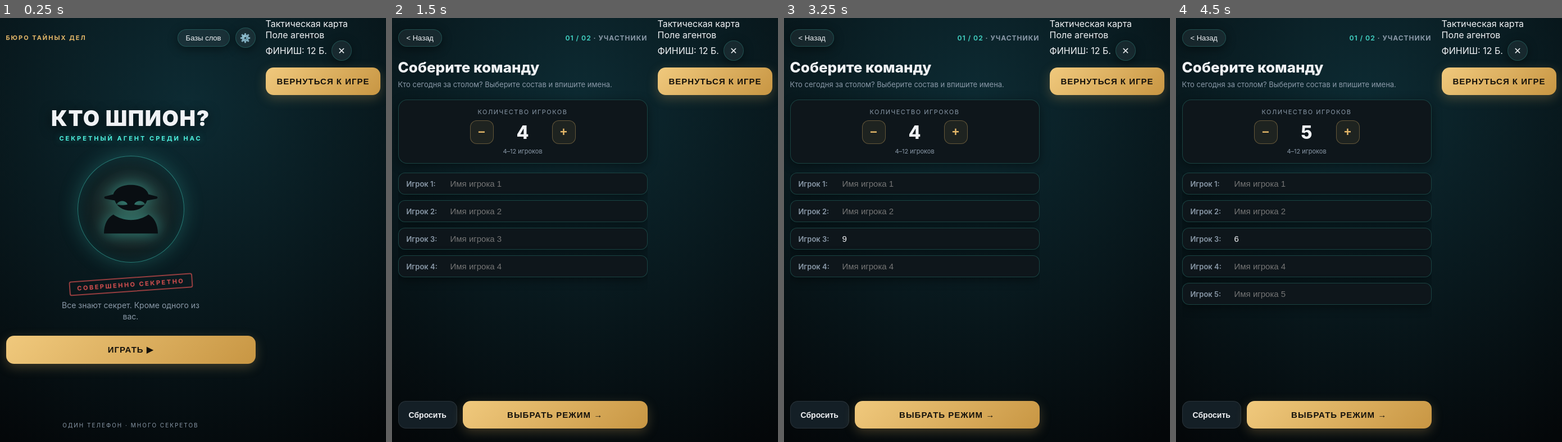
Above: before the commit, frames 1-4 (left to right).
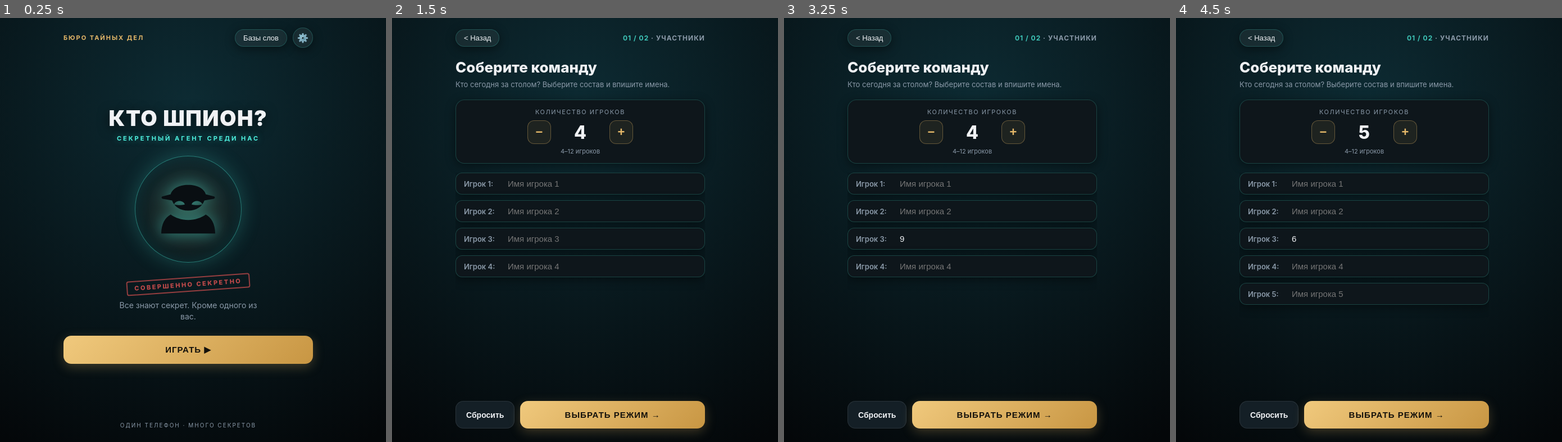
Above: after the commit, the same moments.

Repository: BeregDima135/Spy-board-game-
Game: browser game, page index.html
The game is run twice, just before and just after one commit, with the same random seed, the same clock (stepped at 60 frames per second) and the same inputs.
Inputs (mouse positions are in pixels of both pictures, inside the frame that each line leads up to; where the layout moved, square brackets give the same spot in the first picture):
- Up to frame 1 (0.25 s): no input
- Up to frame 2 (1.5 s): click "ИГРАТЬ ▶" at 0.27 s; click (581, 268) [716, 272] at 1.07 s; click "Сбросить" at 1.27 s
- Up to frame 3 (3.25 s): click (922, 187) [1085, 187] at 1.67 s; click "< Назад" at 1.87 s; click (984, 200) [1131, 166] at 2.27 s; click "ИГРАТЬ ▶" at 2.47 s; click (1007, 306) [1123, 314] at 2.87 s; click (992, 238) [938, 238] at 3.07 s; type "9" at 3.07 s; tap Enter at 3.1 s
- Up to frame 4 (4.5 s): click (1303, 327) [1469, 336] at 3.47 s; click (1384, 238) [1330, 238] at 3.67 s; type "6" at 3.67 s; tap Enter at 3.7 s; click (1365, 149) [1500, 145] at 4.07 s; click "+" at 4.27 s

The runs differ from the first frame. In frame 1, 11% of the frame differs, in the area x 1-99%, y 0-97%; in frame 2, 9.1%; in frame 3, 9.0%; in frame 4, 9.4%.

Commit message:
Update index.html

Diff:
--- a/index.html
+++ b/index.html
@@ -1677,5 +1677,184 @@
   }
 })();
 </script>
+<style>
+  .screen.blur-out {
+    filter: blur(18px) brightness(0.35);
+    transform: scale(0.94);
+    transition: filter 0.5s ease, transform 0.5s ease;
+  }
+
+  .board-overlay {
+    display: none !important;
+    position: fixed !important;
+    inset: 0 !important;
+    width: 100% !important;
+    height: 100dvh !important;
+    z-index: 9999 !important;
+    background:
+      radial-gradient(circle at 50% 10%, rgba(62, 198, 184, 0.18) 0%, transparent 55%),
+      radial-gradient(circle at 85% 90%, rgba(229, 184, 105, 0.14) 0%, transparent 50%),
+      linear-gradient(rgba(62, 198, 184, 0.045) 1px, transparent 1px),
+      linear-gradient(90deg, rgba(62, 198, 184, 0.045) 1px, transparent 1px),
+      #04080b !important;
+    background-size: 100% 100%, 100% 100%, 32px 32px, 32px 32px, 100% 100% !important;
+    flex-direction: column;
+    padding: 16px 16px 22px;
+    overflow: hidden;
+  }
+
+  .board-overlay.active {
+    display: flex !important;
+    animation: boardAssemble 0.65s cubic-bezier(0.16, 1, 0.3, 1) forwards;
+  }
+
+  @keyframes boardAssemble {
+    0% { opacity: 0; filter: blur(24px); transform: scale(1.08); }
+    60% { opacity: 1; filter: blur(3px); }
+    100% { opacity: 1; filter: blur(0px); transform: scale(1); }
+  }
+
+  .board-header {
+    display: flex;
+    align-items: center;
+    justify-content: space-between;
+    padding: 4px 4px 12px;
+    border-bottom: 1px solid rgba(62, 198, 184, 0.28);
+    margin-bottom: 12px;
+  }
+
+  .board-kicker {
+    font-size: 10px;
+    letter-spacing: 2.5px;
+    color: var(--teal);
+    font-weight: 800;
+    text-transform: uppercase;
+  }
+
+  .board-title {
+    font-size: 20px;
+    font-weight: 900;
+    letter-spacing: 1.2px;
+    color: var(--text-main);
+    text-transform: uppercase;
+  }
+
+  .board-goal-pill {
+    background: rgba(229, 184, 105, 0.14);
+    border: 1px solid rgba(229, 184, 105, 0.55);
+    color: var(--gold);
+    font-size: 11px;
+    font-weight: 800;
+    padding: 6px 11px;
+    border-radius: 12px;
+  }
+
+  .board-viewport {
+    flex: 1;
+    overflow: auto;
+    position: relative;
+    border-radius: 18px;
+    border: 1px solid rgba(62, 198, 184, 0.3);
+    background: #070e13;
+    box-shadow: inset 0 0 50px rgba(0, 0, 0, 0.9);
+    padding: 14px 0;
+  }
+
+  .board-canvas { position: relative; min-width: 100%; }
+
+  .lane-label-tag {
+    position: sticky;
+    left: 10px;
+    display: inline-flex;
+    align-items: center;
+    gap: 7px;
+    padding: 4px 11px;
+    border-radius: 9px;
+    background: rgba(6, 11, 15, 0.94);
+    border: 1px solid rgba(255, 255, 255, 0.14);
+    font-size: 12px;
+    font-weight: 800;
+    z-index: 6;
+  }
+
+  .lane-dot { width: 8px; height: 8px; border-radius: 50%; }
+
+  @keyframes energyFlow { to { stroke-dashoffset: -24; } }
+  .track-energy-flow { animation: energyFlow 1.4s linear infinite; }
+
+  @keyframes spinClockwise { from { transform: rotate(0deg); } to { transform: rotate(360deg); } }
+  @keyframes spinCounter { from { transform: rotate(360deg); } to { transform: rotate(0deg); } }
+  @keyframes finishPulse {
+    0%, 100% { opacity: 0.35; transform: scale(0.95); }
+    50% { opacity: 0.85; transform: scale(1.12); }
+  }
+  .finish-orbit-cw { transform-box: fill-box; transform-origin: center; animation: spinClockwise 9s linear infinite; }
+  .finish-orbit-ccw { transform-box: fill-box; transform-origin: center; animation: spinCounter 6s linear infinite; }
+  .finish-aura { transform-box: fill-box; transform-origin: center; animation: finishPulse 2.4s ease-in-out infinite; }
+
+  .player-token {
+    position: absolute;
+    width: 36px;
+    height: 36px;
+    margin-left: -18px;
+    margin-top: -18px;
+    border-radius: 50%;
+    display: flex;
+    align-items: center;
+    justify-content: center;
+    font-size: 12px;
+    font-weight: 900;
+    color: #ffffff;
+    background: radial-gradient(circle at 30% 30%, #1d2d38 0%, #080e13 85%);
+    border: 3px solid var(--token-color, #3ec6b8);
+    box-shadow: 0 6px 14px rgba(0,0,0,0.85), 0 0 16px var(--token-color, #3ec6b8);
+    z-index: 15;
+    transition: left 0.32s cubic-bezier(0.34, 1.56, 0.64, 1), top 0.32s cubic-bezier(0.34, 1.56, 0.64, 1);
+    pointer-events: none;
+  }
+
+  .player-token::after {
+    content: attr(data-name);
+    position: absolute;
+    top: -20px;
+    left: 50%;
+    transform: translateX(-50%);
+    background: rgba(5, 9, 13, 0.95);
+    border: 1px solid var(--token-color, #3ec6b8);
+    color: #ffffff;
+    font-size: 9px;
+    font-weight: 800;
+    padding: 1px 7px;
+    border-radius: 6px;
+    white-space: nowrap;
+  }
+
+  .player-token.hopping { animation: tokenArcJump 0.34s cubic-bezier(0.28, 0.84, 0.42, 1); }
+  @keyframes tokenArcJump {
+    0% { transform: scale(1) translateY(0) rotate(0deg); }
+    45% { transform: scale(1.42) translateY(-18px) rotate(10deg); }
+    100% { transform: scale(1) translateY(0) rotate(0deg); }
+  }
+
+  .land-ripple {
+    position: absolute;
+    width: 24px;
+    height: 24px;
+    margin-left: -12px;
+    margin-top: -12px;
+    border-radius: 50%;
+    border: 2.5px solid var(--ripple-color, #3ec6b8);
+    pointer-events: none;
+    z-index: 10;
+    animation: rippleExpand 0.55s ease-out forwards;
+  }
+  @keyframes rippleExpand {
+    0% { opacity: 0.95; transform: scale(0.6); }
+    100% { opacity: 0; transform: scale(2.6); }
+  }
+
+  .reveal-auto-bar { width: 100%; height: 3px; background: rgba(255,255,255,0.1); border-radius: 3px; overflow: hidden; margin-top: 12px; }
+  .reveal-auto-fill { height: 100%; width: 0%; background: linear-gradient(90deg, var(--teal), var(--gold)); }
+</style>
 </body>
 </html>
